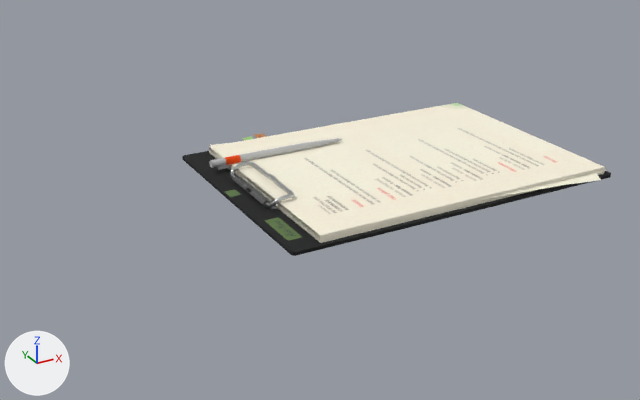
An edit to the glTF model public/models/tablet-folder.glb, drawn before and after from the same camera.
The view is the same before and after, from a 50 mm camera at (-40.7, -62.6, 28.8) aimed at (-7.4, -2.1, -1.4). Every picture has the same lights, and +X, +Y and +Z are marked at lower left. The older version comes first. Where no turn or scale is listed for an object, it has been applied to the vertices. Vertices at exactly the same position are counted once.

The first picture shows 'Paper_blinn2_0', 'Pen_blinn2_0', 'Pin_blinn2_0', 'StackOfPaper_blinn2_0', 'Tablet_blinn2_0'.
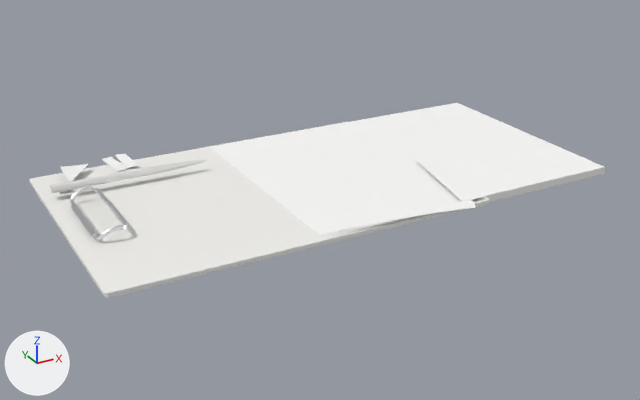
The edits, one by one:
Material 'Folder_Pad' (mat_folder_pad) is new.
Its base color is (0.97, 0.97, 0.96) (white #fcfcfa).
Its roughness is 0.85.
Material 'Folder_Pen' (mat_folder_pen) is new.
Its base color is (0.78, 0.78, 0.76) (white #e5e5e2).
Its roughness is 0.4.
Material 'Folder_Pad_Edge' (mat_folder_pad_edge) is new.
Its base color is (0.95, 0.94, 0.92) (white #f9f8f6).
Its roughness is 0.85.
Material 'Folder_Clip' (mat_folder_clip) is new.
Its base color is (0.76, 0.77, 0.79) (white #e2e3e6).
Its metallic is 1.0.
Its roughness is 0.35.
Material 'Folder_Sheet' (mat_folder_sheet) is new.
Its base color is (0.97, 0.97, 0.96) (white #fcfcfa).
Its roughness is 0.85.
Material 'Folder_Board' (mat_folder_board) is new.
Its base color is (0.91, 0.9, 0.87) (white #f5f3f0).
Its roughness is 0.55.
me_stackofpaper_blinn2_0 is used by ob_stackofpaper_blinn2_0; location (-13.59, -0.38, 0.56).
me_stackofpaper_blinn2_0 had 8 vertices, 10 faces and spanned x 0.7..28.6, y -11.7..9.3, z -0.4..0.2.
me_stackofpaper_blinn2_0 now has 259 vertices, 360 faces and spans x -15.3..28.6, y -13.1..10.6, z -0.4..1.4.
me_stackofpaper_blinn2_0 part 1: 251 vertices added at x -15.3..15.7, y -13.1..10.6, z -0.2..1.4.
me_stackofpaper_blinn2_0 part 2: 8 faces spanning x 0.7..28.6, y -11.7..9.3, z -0.4..0.2 switch from mat_blinn2 to mat_folder_pad_edge (white #f9f8f6).
me_stackofpaper_blinn2_0 part 3: 2 faces spanning x 0.7..28.6, y -11.7..9.3, z 0.2 switch from mat_blinn2 to mat_folder_pad (white #fcfcfa).
me_stackofpaper_blinn2_0 gains material mat_folder_pen (white #e5e5e2).
me_stackofpaper_blinn2_0 gains material mat_folder_board (white #f5f3f0).
me_stackofpaper_blinn2_0 gains material mat_folder_sheet (white #fcfcfa).
me_stackofpaper_blinn2_0 gains material mat_folder_clip (white #e2e3e6).
me_pen_blinn2_0 is used by ob_pen_blinn2_0; location (0.0, 0.0, 0.0).
me_pen_blinn2_0 had 44 vertices, 64 faces and spanned x -14.62..-1.57, y 3.85..4.55, z 0.46..1.38.
me_pen_blinn2_0 no longer uses material mat_blinn2.
me_pen_blinn2_0 now has 0 vertices, 0 faces and spans empty.
me_pen_blinn2_0 part 4: the whole mesh is rebuilt.
me_tablet_blinn2_0 is used by ob_tablet_blinn2_0; location (0.0, 0.0, 0.0).
me_tablet_blinn2_0 had 28 vertices, 42 faces and spanned x -15.3..15.7, y -12.5..9.5, z -0.2..0.3.
me_tablet_blinn2_0 no longer uses material mat_blinn2.
me_tablet_blinn2_0 now has 0 vertices, 0 faces and spans empty.
me_tablet_blinn2_0 part 5: the whole mesh is rebuilt.
me_paper_blinn2_0 is used by ob_paper_blinn2_0; location (0.0, 0.0, 0.0).
me_paper_blinn2_0 had 36 vertices, 24 faces and spanned x -12.8..15.3, y -13.1..10.6, z 0.1..1.0.
me_paper_blinn2_0 no longer uses material mat_blinn2.
me_paper_blinn2_0 now has 0 vertices, 0 faces and spans empty.
me_paper_blinn2_0 part 6: the whole mesh is rebuilt.
me_pin_blinn2_0 is used by ob_pin_blinn2_0; location (0.0, 0.0, 0.0).
me_pin_blinn2_0 had 143 vertices, 220 faces and spanned x -13.89..-11.41, y -5.59..2.72, z 0.16..1.42.
me_pin_blinn2_0 no longer uses material mat_blinn2.
me_pin_blinn2_0 now has 0 vertices, 0 faces and spans empty.
me_pin_blinn2_0 part 7: the whole mesh is rebuilt.

What differs and where, as boxes (x1, y1, x2, y2) in the pictures (640 x 400 px):
'StackOfPaper_blinn2_0', reshaped (45% wider, 38% taller): before (209, 103, 605, 243); after (29, 103, 605, 297)
'Tablet_blinn2_0', no longer drawn: before (182, 151, 611, 256)
'Pen_blinn2_0', no longer drawn: before (209, 138, 343, 170)
'Pin_blinn2_0', no longer drawn: before (230, 161, 294, 208)
'Paper_blinn2_0', no longer drawn: before (210, 134, 607, 200)
part 1 of me_stackofpaper_blinn2_0, added: after (29, 122, 489, 297)
part 2 of me_stackofpaper_blinn2_0, recoloured: before (209, 147, 605, 243); after (209, 147, 605, 236)
part 3 of me_stackofpaper_blinn2_0, recoloured: (210, 103, 604, 236) in both
